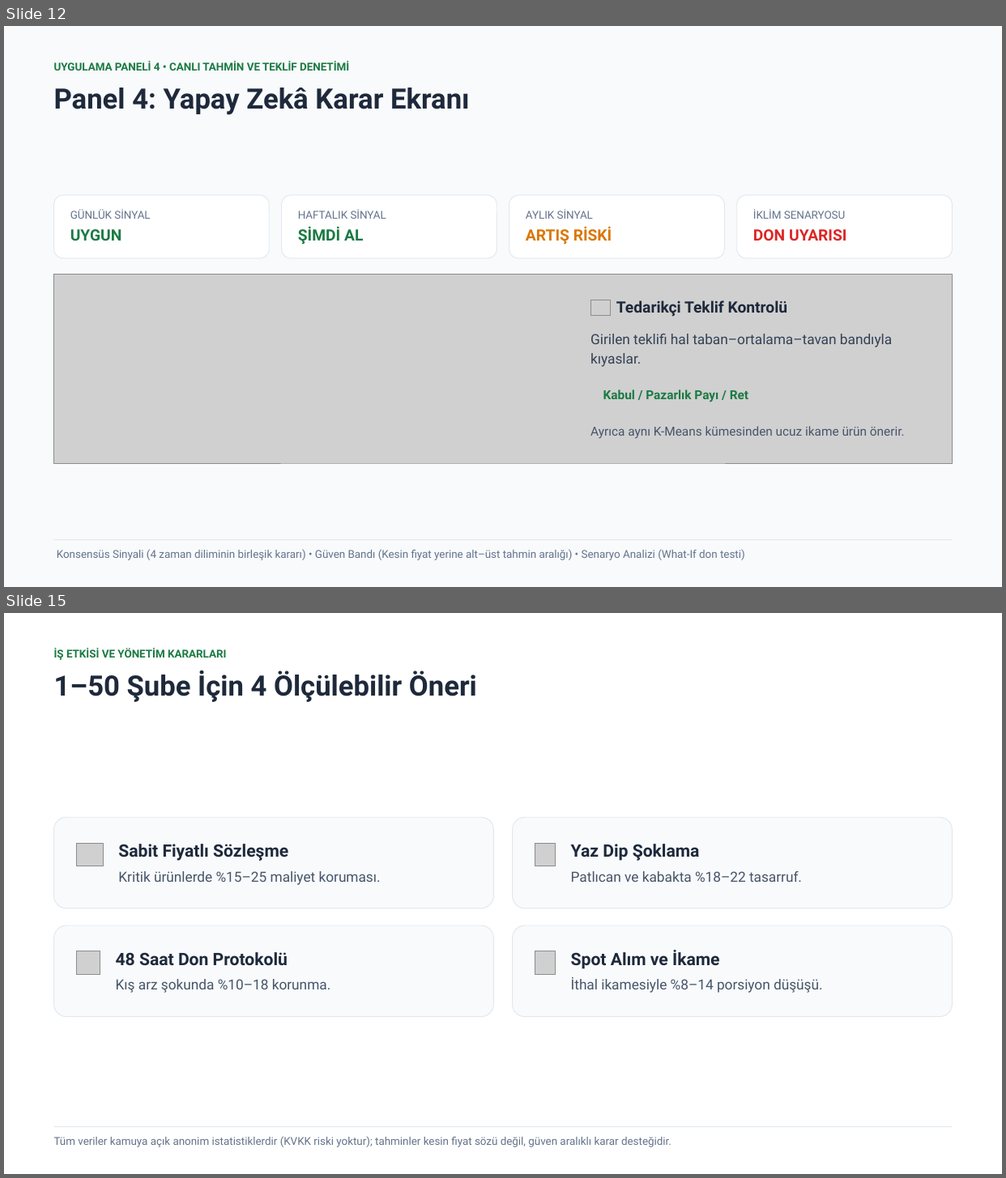
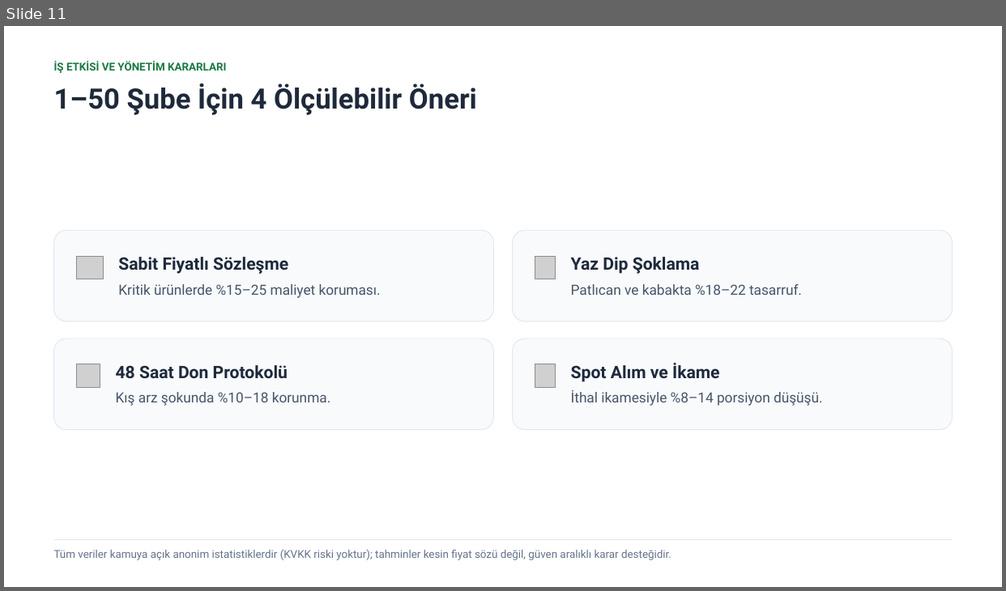
Before and after one commit to C-firdevs/G04_HalFiyat, a slide deck: 05_Sunum/G04_Sunum.pptx. Shown one above the other, each under a label of ours: slides 12 and 15 before the commit, slide 11 after it; the slides between them are not shown. The pictures are 1006x1178 and 1006x591 pixels, drawn with LibreOffice and Linux fonts; fonts in the diff are those of the drawing; grey boxes stand for pictures. Boxes give left, top, right and bottom in pixels: in the first picture for what was removed or moved away, otherwise in the second. Text is boxed around its words. In the diff, an @@ line names an element or a change of style, - is before the commit and + after.

Commit message:
docs(presentation): refine G04_Sunum.pptx to exact 12 slides (8-12 slide limit) with 6 live app screenshots

```diff
--- a/05_Sunum/G04_Sunum.pptx
+++ b/05_Sunum/G04_Sunum.pptx
@@ slide 12 removed at (x1=4, y1=26, x2=1002, y2=587), background #F8FAFC @@
@@ text removed at (x1=54, y1=61, x2=349, y2=71) @@
-UYGULAMA PANELİ 4 • CANLI TAHMİN VE TEKLİF DENETİMİ
@@ text removed at (x1=54, y1=88, x2=470, y2=115) @@
-Panel 4: Yapay Zekâ Karar Ekranı
@@ rounded rectangle removed at (x1=54, y1=195, x2=270, y2=258) @@
@@ rounded rectangle removed at (x1=282, y1=195, x2=497, y2=258) @@
@@ rounded rectangle removed at (x1=509, y1=195, x2=725, y2=258) @@
@@ rounded rectangle removed at (x1=737, y1=195, x2=953, y2=258) @@
@@ text removed at (x1=70, y1=209, x2=150, y2=219) @@
-GÜNLÜK SİNYAL
@@ text removed at (x1=298, y1=209, x2=386, y2=219) @@
-HAFTALIK SİNYAL
@@ text removed at (x1=526, y1=209, x2=593, y2=219) @@
-AYLIK SİNYAL
@@ text removed at (x1=753, y1=209, x2=846, y2=219) @@
-İKLİM SENARYOSU
@@ text removed at (x1=70, y1=229, x2=122, y2=241) @@
-UYGUN
@@ text removed at (x1=298, y1=227, x2=363, y2=245) @@
-ŞİMDİ AL
@@ text removed at (x1=526, y1=227, x2=612, y2=245) @@
-ARTIŞ RİSKİ
@@ text removed at (x1=753, y1=229, x2=846, y2=241) @@
-DON UYARISI
@@ picture removed at (x1=54, y1=274, x2=953, y2=463) @@
@@ rounded rectangle removed at (x1=572, y1=278, x2=953, y2=459) @@
@@ picture removed at (x1=591, y1=301, x2=611, y2=317) @@
@@ text removed at (x1=616, y1=301, x2=788, y2=317) @@
-Tedarikçi Teklif Kontrolü
@@ text removed at (x1=590, y1=334, x2=892, y2=367) @@
-Girilen teklifi hal taban–ortalama–tavan bandıyla kıyaslar.
@@ text removed at (x1=603, y1=390, x2=748, y2=403) @@
-Kabul / Pazarlık Payı / Ret
@@ text removed at (x1=590, y1=426, x2=905, y2=438) @@
-Ayrıca aynı K-Means kümesinden ucuz ikame ürün önerir.
@@ rectangle removed at (x1=54, y1=540, x2=953, y2=540) @@
@@ text removed at (x1=57, y1=549, x2=745, y2=561) @@
-Konsensüs Sinyali (4 zaman diliminin birleşik kararı) • Güven Bandı (Kesin fiyat yerine alt–üst tahmin aralığı) • Senaryo Analizi (What-If don testi)
@@ what was slide 15 is now slide 11 @@
```
Also in this commit, not shown: 2 slides changed, 1 slide added, 6 other slides removed.
